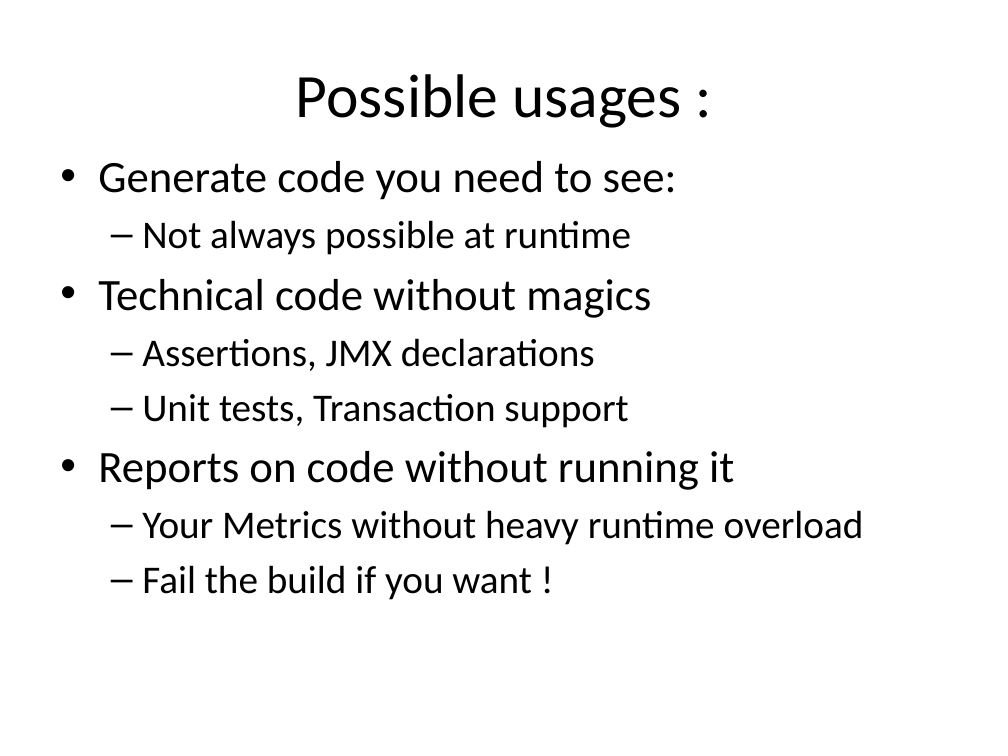
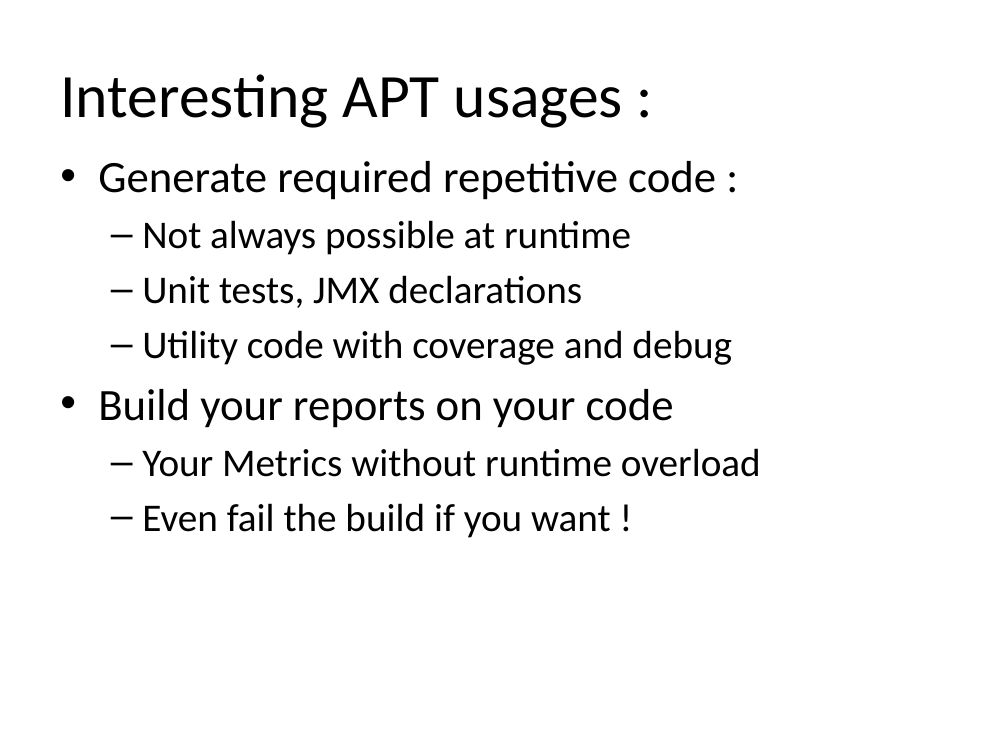
Before and after one commit to dbaeli/ez18n, a slide deck: slide 25 of ez18n-slides/javaone-2012/ez18n_javaone2012.pptx (slide 19 before the commit). Drawn at 1008x756 pixels with LibreOffice and Linux fonts; fonts in the diff are those of the drawing; background and template pictures are left out. Boxes give left, top, right and bottom in pixels: in the first picture for what was removed or moved away, otherwise in the second. Text is boxed around its words. In the diff, an @@ line names an element or a change of style, - is before the commit and + after.

Commit message:
Version Beta1 without Code Slides

```diff
--- a/ez18n-slides/javaone-2012/ez18n_javaone2012.pptx
+++ b/ez18n-slides/javaone-2012/ez18n_javaone2012.pptx
@@ title at (x1=60, y1=74, x2=623, y2=128): text changed @@
-Possible usages :
+Interesting APT usages :
@@ text at (x1=98, y1=161, x2=716, y2=200): text changed @@
-• Generate code you need to see:
+• Generate required repetitive code :
@@ text at (x1=98, y1=275, x2=761, y2=538): text changed @@
-• Technical code without magics
-  – Assertions, JMX declarations
-  – Unit tests, Transaction support
-• Reports on code without running it
-  – Your Metrics without heavy runtime overload
-  – Fail the build if you want !
+  – Unit tests, JMX declarations
+  – Utility code with coverage and debug
+• Build your reports on your code
+  – Your Metrics without runtime overload
+  – Even fail the build if you want !
```
Also in this commit, not shown: 8 other slides changed, 10 slides added, 13 slides removed.
